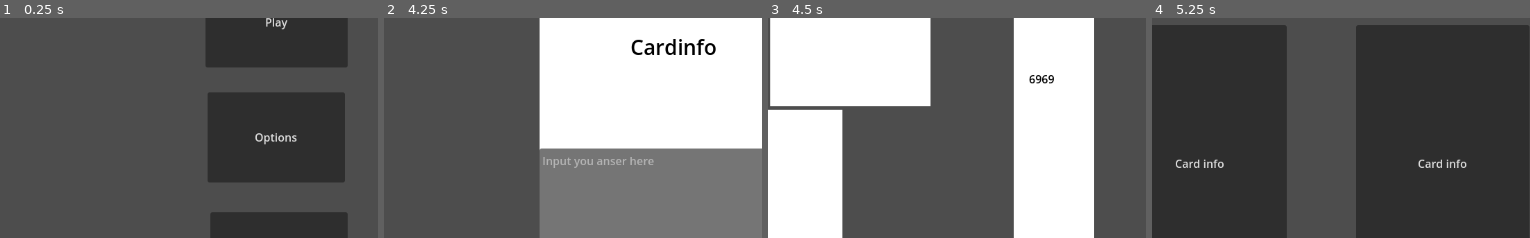
Above: before the commit, frames 1-4 (left to right).
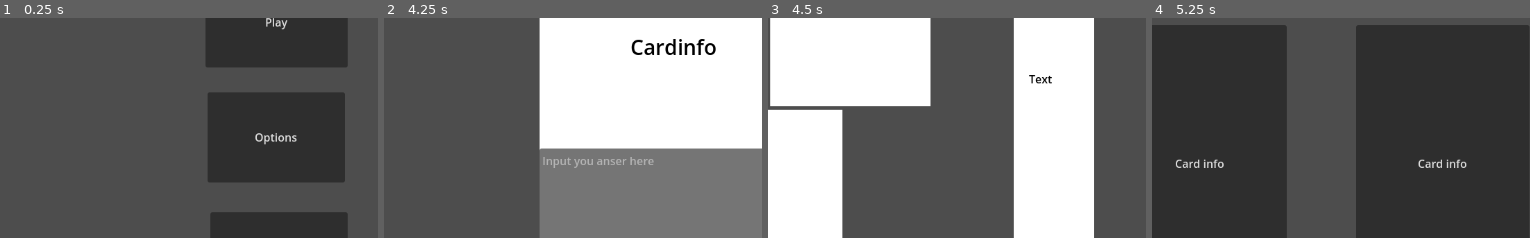
Above: after the commit, the same moments.

Repository: bastifpv/Giggle-o-Meter
Game: Godot game, scene res://scenes/menu.tscn
Two runs of this game, one before a commit and one after it. Both use one fixed random seed, a clock stepped at 60 frames per second and the inputs below.
Inputs (mouse positions are % of the whole screen's width and height, from its top left):
- Up to frame 1 (0.25 s): no input
- Up to frame 2 (4.25 s): click "Play" at 0.5 s; click "Card info" at 1.25 s; click (48, 71) at 2.02 s; type "Alex" at 2.1 s; click "weiter" at 2.75 s; click "Card info" at 3.5 s
- Up to frame 3 (4.5 s): click "weiter" at 4.25 s
- Up to frame 4 (5.25 s): click "Next" at 5 s
The pictures show only the part of the screen within x 10-60%, y 26-76%; the shares and areas given below are measured in that part.

Frames 1-2 are identical in both runs. In frame 3, 0.2% of the frame differs, in the area x 69-76%, y 25-30%; in frame 4, nothing differs.

Commit message:
added audio recording function, still not fully functional.

Diff:
--- /dev/null
+++ b/default_bus_layout.tres
@@ -0,0 +1,15 @@
+[gd_resource type="AudioBusLayout" load_steps=2 format=3 uid="uid://cb1ypkg57b7em"]
+
+[sub_resource type="AudioEffectRecord" id="AudioEffectRecord_jsbco"]
+resource_name = "Record"
+
+[resource]
+bus/0/volume_db = 4.82901
+bus/1/name = &"Record"
+bus/1/solo = false
+bus/1/mute = false
+bus/1/bypass_fx = false
+bus/1/volume_db = 4.82901
+bus/1/send = &"Master"
+bus/1/effect/0/effect = SubResource("AudioEffectRecord_jsbco")
+bus/1/effect/0/enabled = true
--- a/scenes/battle.tscn
+++ b/scenes/battle.tscn
@@ -1,6 +1,8 @@
-[gd_scene load_steps=6 format=3 uid="uid://bl4otsd4swfcr"]
+[gd_scene load_steps=7 format=3 uid="uid://bl4otsd4swfcr"]
 
 [ext_resource type="Script" path="res://scripts/battle.gd" id="1_kg5pu"]
+
+[sub_resource type="AudioStreamMicrophone" id="AudioStreamMicrophone_hbmp2"]
 
 [sub_resource type="CanvasTexture" id="CanvasTexture_r3scr"]
 
@@ -13,6 +15,14 @@
 
 [node name="Battle" type="Node2D"]
 script = ExtResource("1_kg5pu")
+
+[node name="AudioStreamRecord" type="AudioStreamPlayer" parent="."]
+stream = SubResource("AudioStreamMicrophone_hbmp2")
+autoplay = true
+bus = &"Record"
+
+[node name="AudioStreamPlayer" type="AudioStreamPlayer" parent="."]
+volume_db = 24.0
 
 [node name="CanvasLayer" type="CanvasLayer" parent="."]
 
--- a/scripts/GlobalSettings.gd
+++ b/scripts/GlobalSettings.gd
@@ -13,4 +13,4 @@
 
 
 ## Config vars to control game behavior - CAN CHANGE
-var total_rounds = 5
+var total_rounds = 2
--- a/scripts/battle.gd
+++ b/scripts/battle.gd
@@ -1,23 +1,62 @@
 extends Node2D
 
+var effect  # See AudioEffect in docs
+var recording  # See AudioStreamSample in docs
+
+var stereo := true
+var mix_rate := 44100  # This is the default mix rate on recordings
+var format := 1  # This equals to the default format: 16 bits
+
 func _ready():
-	print(GlobalSettings.list_TeamA)
-	print(GlobalSettings.list_TeamB)
+
+	var list_TeamA = GlobalSettings.list_TeamA
+	var list_TeamB = GlobalSettings.list_TeamB
+
+	print(list_TeamA)
+	print(list_TeamB)
 	print(GlobalSettings.current_round)
+
+	# make team A visible and make Team B invisible, Decibel-O-Meter invisible
+	$CanvasLayer/TeamATextureRect.visible = true
 	$CanvasLayer/TeamBTextureRect.visible = false
-	$CanvasLayer/TeamATextureRect.visible = true
+	$CanvasLayer/DecibelOmeterTextureRect.visible = false
+
+	# show user input team A
 	_show_team_a()
 
-	await get_tree().create_timer(2.0).timeout
+	# Decibel-O-Meter visible
+	$CanvasLayer/DecibelOmeterTextureRect.visible = true
 
+	# record audio team A
+	_record_sound()
+
+	_analyse_sound()
+	await get_tree().create_timer(5.0).timeout
+
+	# show results team A
+	_calculate_score(list_TeamA)
+
+	# make team A invisible and make Team B visible, Decibel-O-Meter invisible
 	$CanvasLayer/TeamATextureRect.visible = false
 	$CanvasLayer/TeamBTextureRect.visible = true
+	$CanvasLayer/DecibelOmeterTextureRect.visible = false
 
+	# show user input team B
 	_show_team_b()
 
-	#await get_tree().create_timer(2.0).timeout
+	# Decibel-O-Meter visible
+	$CanvasLayer/DecibelOmeterTextureRect.visible = true
 
-	#_on_next_button_pressed()
+	# record audio team A
+	_record_sound()
+
+	_analyse_sound()
+	await get_tree().create_timer(5.0).timeout
+
+	# show results team B
+	_calculate_score(list_TeamB)
+
+
 
 func _on_next_button_pressed():
 	GlobalSettings.current_round +=1
@@ -34,7 +73,7 @@
 	var CardID = dictA["cardID"]
 	var UserInput = dictA["userInput"]
 	$CanvasLayer/TeamATextureRect/SpeechBubbleTextureRect/Label.text = UserInput
-	_calculate_score(list_TeamA)
+	#_calculate_score(list_TeamA)
 
 func _show_team_b():
 	var list_TeamB = GlobalSettings.list_TeamB
@@ -42,7 +81,7 @@
 	var CardID = dictB["cardID"]
 	var UserInput = dictB["userInput"]
 	$CanvasLayer/TeamBTextureRect/SpeechBubbleTextureRect/Label.text = UserInput
-	_calculate_score(list_TeamB)
+	#_calculate_score(list_TeamB)
 
 func _calculate_score(list_Team):
 	for dictTeam in list_Team:
@@ -51,10 +90,57 @@
 		$CanvasLayer/DecibelOmeterTextureRect/ScoreLabel.text = str(dictTeam["score"])
 
 func _record_sound():
-	pass
+	print("Recording started...")
+	var idx = AudioServer.get_bus_index("Record")
+	effect = AudioServer.get_bus_effect(idx, 0)
+
+	# recording for team A
+	#if GlobalSettings.active_team == 0:
+	# print("Recording active team 0...")
+
+	effect.set_recording_active(true)
+	await get_tree().create_timer(3.0).timeout
+	recording = effect.get_recording()
+	print("Recording object: " + str(recording))
+
+	await get_tree().create_timer(10.0).timeout
+
+	# save recording
+	_save_recording()
+
+	print("Playback...")
+
+	$AudioStreamPlayer.stream = recording
+	$AudioStreamPlayer.play()
+	await get_tree().create_timer(2.0).timeout
+
+		# save recording
+		#_save_recording()
+
+	# recording for team B
+	#elif GlobalSettings.active_team == 1:
+		#print("Recording active team 1...")
+
+		#effect.set_recording_active(true)
+		#recording = effect.get_recording()
+
+		#effect.set_recording_active(true)
+		#$AudioStreamPlayer.stream = recording
+		#$AudioStreamPlayer.play()
+		#await get_tree().create_timer(2.0).timeout
+
+		# save recording
+		#_save_recording()
 
 func _analyse_sound():
 	pass
 
-func _paly_text():
+func _play_text():
 	pass
+
+func _save_recording():
+	# var save_path = "res://assets/audio_recording.wav"
+	var save_path = "user://record.wav"
+	recording.save_to_wav(save_path)
+
+	print("Status: Saved WAV file to: %s\n(%s)" % [save_path, ProjectSettings.globalize_path(save_path)])
Not shown, added: assets/Intro.ogg.import
Not shown, added: assets/Intro.ogg
